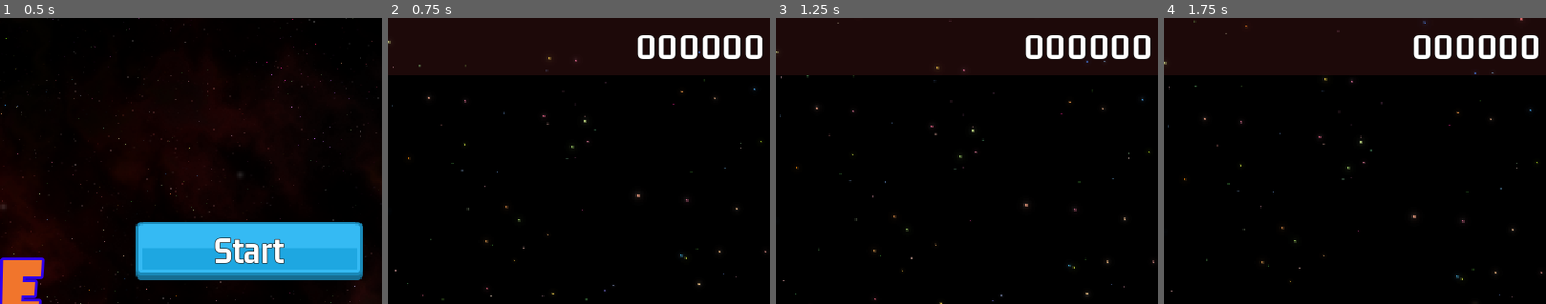
Above: before the commit, frames 1-4 (left to right).
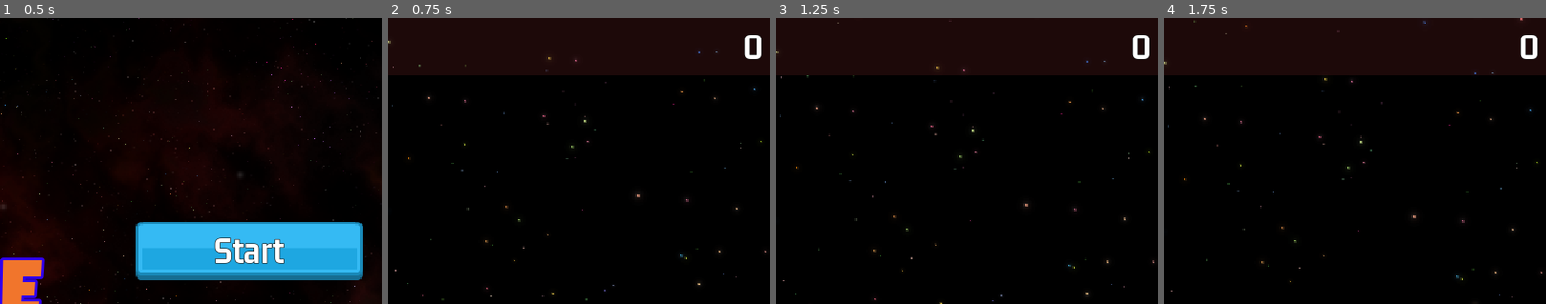
Above: after the commit, the same moments.

Repository: fj0lverkr/space-ace
Game: Godot game, scene res://scenes/main/main.tscn
Two runs of this game, one before a commit and one after it. Both use one fixed random seed, a clock stepped at 60 frames per second and the inputs below. Sound files missing from this copy of the repository are replaced by a short silence.
Inputs (mouse positions are % of the whole screen's width and height, from its top left):
- Up to frame 1 (0.5 s): no input
- Up to frame 2 (0.75 s): click "Start" at 0.5 s
- Up to frame 3 (1.25 s): no input
- Up to frame 4 (1.75 s): move the mouse to (72, 45) at 1.27 s; hold D (right) from 1.28 s (still down); click (72, 45) at 1.35 s
The pictures show only the part of the screen within x 49-99%, y 0-50%; the shares and areas given below are measured in that part.

Frame 1 is identical in both runs. In frame 2, 1.5% of the frame differs, in the area x 65-98%, y 6-15%; in frame 3, 1.5%; in frame 4, 1.5%.

Commit message:
implement scoring system

Diff:
--- a/scenes/enemies/base_enemy.gd
+++ b/scenes/enemies/base_enemy.gd
@@ -34,6 +34,8 @@
 var _player_ref: Player
 var _drop_rate: float
 var _drop_rate_data: Dictionary
+var _points: int
+var _points_data: Dictionary
 
 
 func _ready() -> void:
@@ -57,6 +59,7 @@
 	_subtype = SUBTYPE[s]
 	_laser_timeout = LASER_TIMEOUT[s]
 	_drop_rate = _drop_rate_data[s]
+	_points = _points_data[s]
 
 
 func _on_out_of_time_timeout() -> void:
@@ -93,6 +96,7 @@
 func _on_health_bar_on_died() -> void:
 	_speed = 0.0
 	SignalBus.on_explode.emit(Explosion.Type.BOOM, global_position, 2.0)
+	SignalBus.on_score_points.emit(_points)
 	set_process(false)
 	SignalBus.on_try_powerup.emit(_drop_rate, global_position)
 	_animation_player.play(Constants.FLICKER)
--- a/scenes/enemies/enemy_bio.gd
+++ b/scenes/enemies/enemy_bio.gd
@@ -17,6 +17,12 @@
 	SubType.YELLOW: 50,
 	SubType.BLUE: 30,
 	SubType.RED: 25,
+}
+
+const POINTS: Dictionary = {
+	SubType.YELLOW: 5,
+	SubType.BLUE: 10,
+	SubType.RED: 15,
 }
 
 @onready
@@ -42,4 +48,6 @@
 	_health_data = HEALTH
 	_speed_data = SPEED
 	_drop_rate_data = DROPRATES
+	_points_data = POINTS
+
 	super.setup(s)
--- a/scenes/enemies/enemy_bomber.gd
+++ b/scenes/enemies/enemy_bomber.gd
@@ -22,6 +22,12 @@
 	SubType.RED: 25,
 }
 
+const POINTS: Dictionary = {
+	SubType.YELLOW: 3,
+	SubType.BLUE: 5,
+	SubType.RED: 10,
+}
+
 
 func _ready() -> void:
 	super._ready()
@@ -42,4 +48,6 @@
 	_health_data = HEALTH
 	_speed_data = SPEED
 	_drop_rate_data = DROPRATES
+	_points_data = POINTS
+
 	super.setup(s)
--- a/scenes/enemies/enemy_zipper.gd
+++ b/scenes/enemies/enemy_zipper.gd
@@ -16,11 +16,16 @@
 	SubType.RED: 150
 }
 
-
 const DROPRATES: Dictionary = {
 	SubType.YELLOW: 50,
 	SubType.BLUE: 30,
 	SubType.RED: 25,
+}
+
+const POINTS: Dictionary = {
+	SubType.YELLOW: 1,
+	SubType.BLUE: 3,
+	SubType.RED: 5,
 }
 
 
@@ -38,4 +43,5 @@
 	_health_data = HEALTH
 	_speed_data = SPEED
 	_drop_rate_data = DROPRATES
+	_points_data = POINTS
 	super.setup(s)
--- a/scenes/game_ui/game_ui.gd
+++ b/scenes/game_ui/game_ui.gd
@@ -14,8 +14,10 @@
 		return
 
 	_health_bar.setup(_player_ref.get_start_health(), _player_ref.get_max_health())
+	_score_label.text = "0"
 	SignalBus.on_player_hit.connect(_on_player_hit)
 	SignalBus.on_player_heal.connect(_on_player_heal)
+	SignalBus.on_score_points.connect(_on_score_points)
 
 
 func _get_player_ref() -> Player:
@@ -30,5 +32,8 @@
 	_health_bar.update_value(health)
 
 func _on_health_bar_on_died() -> void:
-	# TODO animate defeat
 	_player_ref.die()
+
+
+func _on_score_points(_p: int) -> void:
+	_score_label.text = str(GameManager.get_score())
--- a/singletons/game_manager.gd
+++ b/singletons/game_manager.gd
@@ -2,6 +2,12 @@
 
 const MAIN: PackedScene = preload("res://scenes/main/main.tscn")
 const LEVEL: PackedScene = preload("res://scenes/level/level.tscn")
+
+var _score: int = 0
+
+
+func _ready() -> void:
+	SignalBus.on_score_points.connect(_on_score_points)
 
 
 func load_main_scene() -> void:
@@ -10,3 +16,11 @@
 
 func load_level_scene() -> void:
 	get_tree().change_scene_to_packed(LEVEL)
+
+
+func get_score() -> int:
+	return _score
+
+
+func _on_score_points(points: int) -> void:
+	_score += points
--- a/singletons/signal_bus.gd
+++ b/singletons/signal_bus.gd
@@ -9,3 +9,4 @@
 signal on_request_enemy(type: BaseEnemy.Type, variant: BaseEnemy.SubType, path: Path2D)
 signal on_player_hit(damage: int)
 signal on_player_heal(health: int)
+signal on_score_points(points: int)
